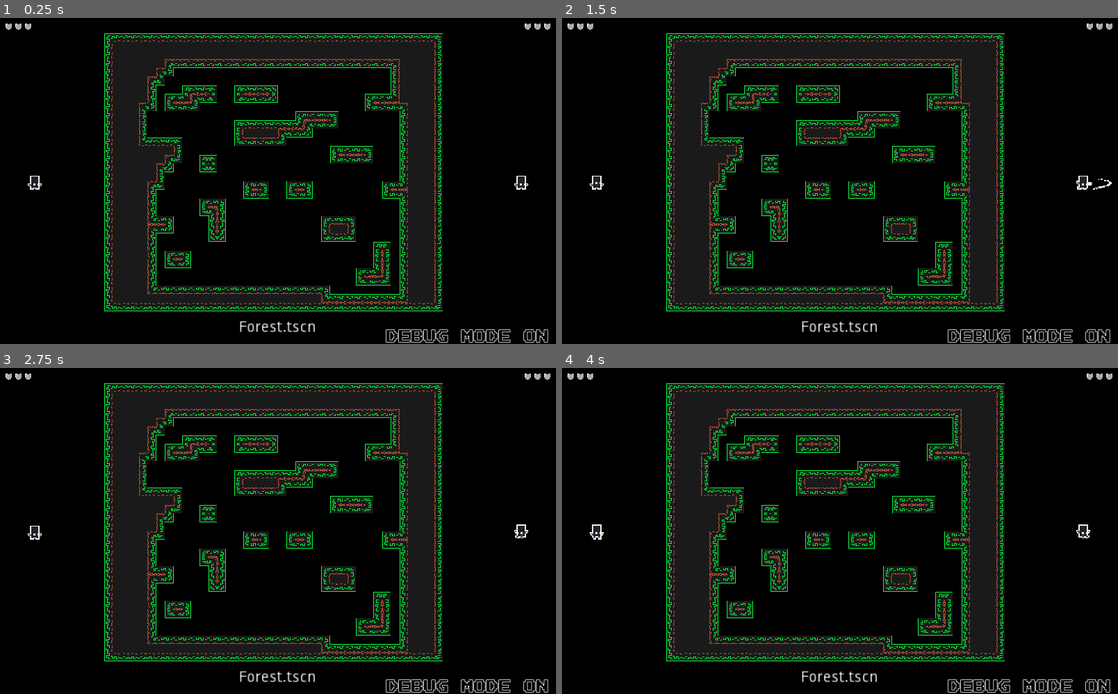
Above: before the commit, frames 1-4 (two rows, left to right).
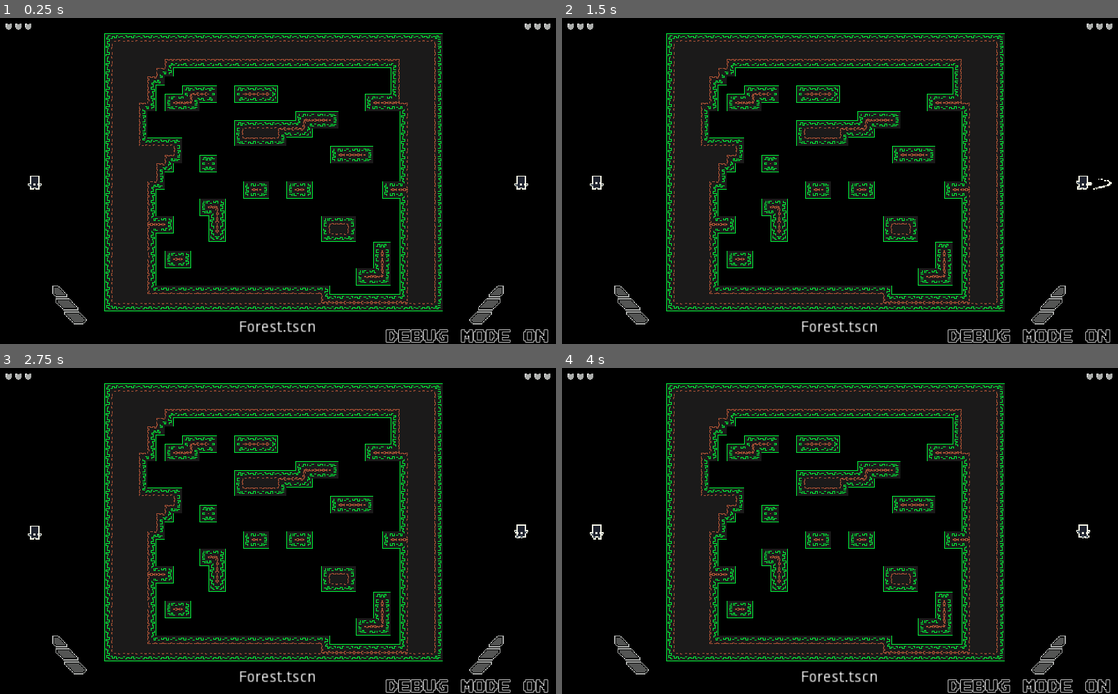
Above: after the commit, the same moments.

Repository: mocsarcade/BattleBox
Game: Godot game, scene res://Scenes/RoundManager.tscn
The game is run twice, just before and just after one commit, with the same random seed, the same clock (stepped at 60 frames per second) and the same inputs.
Inputs:
- Up to frame 1 (0.25 s): no input
- Up to frame 2 (1.5 s): tap Enter at 0.5 s; hold D (ui2_right) from 0.53 s (still down); tap R (ui2_dive) at 0.6 s; tap Q (ui2_jump) at 0.77, 1.07 s; tap E (ui2_slash) at 0.8, 1.35 s
- Up to frame 3 (2.75 s): tap Q (ui2_jump) at 1.52, 1.82 s; tap J (ui_dive) at 1.55, 2.1 s; tap Space at 2 s; release D (ui2_right) at 2.03 s; hold A (ui2_left) from 2.03 s (still down); tap L (ui_slash) at 2.3 s
- Up to frame 4 (4 s): release A (ui2_left) at 2.78 s; hold D (ui2_right) from 2.78 s (still down); tap L (ui_slash) at 2.85 s; tap Q (ui2_jump) at 3.02, 3.32, 3.77 s; tap 1 at 3.05, 3.6 s; tap Enter at 3.5 s; tap 2 at 3.8 s

The runs differ from the first frame. In frame 1, 0.5% of the frame differs, in the area x 9-91%, y 82-95%; in frame 2, 0.5%; in frame 3, 0.5%; in frame 4, 0.5%.

Commit message:
Tracking wins in a round
The losing player chooses the map
A win tracker appears on the level select
A glory animation/platform appears after three wins are gotten

Diff:
--- a/Scenes/RoundManager.gd
+++ b/Scenes/RoundManager.gd
@@ -9,6 +9,11 @@
 var level_index := 0
 var level_names : Array
 export(String) var levels_file = "res://levels/"
+var choosing_player = 0
+
+var num_required_wins = 3
+onready var wins = [$Player1Wins, $Player2Wins]
+onready var glory_spotlights = [$Player1Glory, $Player2Glory]
 
 func _ready():
 	level_names = []
@@ -28,13 +33,13 @@
 	# This will run once on the frame when the action is first pressed
 	if is_active:
 		var change_level = false
-		if event.is_action_pressed("ui_left"):
+		if event.is_action_pressed(Constants.CONTROLS[choosing_player]["left"]):
 			level_index = wrapi(level_index + 1, 0, level_names.size())
 			change_level = true
-		if event.is_action_pressed("ui_right"):
+		if event.is_action_pressed(Constants.CONTROLS[choosing_player]["right"]):
 			level_index = wrapi(level_index -1, 0, level_names.size())
 			change_level = true
-		if event.is_action_pressed("ui_jump"):
+		if event.is_action_pressed(Constants.CONTROLS[choosing_player]["jump"]):
 			# Scale level up
 			tween.interpolate_property(level_node, "scale",
 				Vector2(0.5, 0.5), Vector2(1, 1), 2,
@@ -60,21 +65,45 @@
 
 func hide():
 	level_name_label.visible = false
+	for win_texture in wins:
+		win_texture.visible = false
 	is_active = false
 
 func show():
 	level_name_label.visible = true
+	for win_texture in wins:
+		win_texture.visible = true
 	is_active = true
 
 func _on_Player_dead(player_num : int):
-	# Clean up level
-	call_deferred("set_level")
-	camera.set_level(null)
-	Gui.reset_energy()
+	# Change wins num
+	var winning_player = 1 - player_num
+	choosing_player = player_num
+	end_level(winning_player)
+
+func end_level(winning_player):
 	# Move players
 	get_tree().call_group("player", "move_to_menu_position")
 	get_tree().call_group("player", "animate", "idle")
 	get_tree().call_group("player", "suspend_movement", true)
 	get_tree().call_group("player", "reset")
+	camera.set_level(null)
+	# Increment win counter
+	var round_won = wins[winning_player].increment()
+	if round_won:
+		show_stats(winning_player)
+	else:
+		reopen_select()
+
+func reopen_select():
+	# Clean up level
+	call_deferred("set_level")
 	# Restart level select
 	show()
+
+func show_stats(winning_player):
+	if level_node:
+		level_node.queue_free()
+	glory_spotlights[winning_player].visible = true
+	level_name_label.text = "Player " + str(winning_player+1) + " Wins!"
+	level_name_label.visible = true
--- a/Scenes/RoundManager.tscn
+++ b/Scenes/RoundManager.tscn
@@ -1,8 +1,12 @@
-[gd_scene load_steps=4 format=2]
+[gd_scene load_steps=8 format=2]
 
 [ext_resource path="res://player/Player.tscn" type="PackedScene" id=1]
 [ext_resource path="res://camera/Camera.tscn" type="PackedScene" id=2]
+[ext_resource path="res://gui/fullWins.png" type="Texture" id=3]
+[ext_resource path="res://gui/emptyWins.png" type="Texture" id=4]
 [ext_resource path="res://Scenes/RoundManager.gd" type="Script" id=5]
+[ext_resource path="res://Scenes/WinTracker.gd" type="Script" id=6]
+[ext_resource path="res://Scenes/WinPedestal.png" type="Texture" id=7]
 
 [node name="RoundManager" type="Node2D"]
 script = ExtResource( 5 )
@@ -21,21 +25,83 @@
 "_edit_use_anchors_": false
 }
 
+[node name="Player" parent="." instance=ExtResource( 1 )]
+position = Vector2( -224, 0 )
+suspended = true
+
+[node name="Player1Wins" type="TextureProgress" parent="."]
+margin_left = -208.0
+margin_top = 96.0
+margin_right = -176.0
+margin_bottom = 136.0
+max_value = 3.0
+texture_under = ExtResource( 4 )
+texture_progress = ExtResource( 3 )
+fill_mode = 2
+script = ExtResource( 6 )
+__meta__ = {
+"_edit_use_anchors_": false
+}
+
+[node name="Player1Glory" type="Node2D" parent="."]
+visible = false
+position = Vector2( -224, 24 )
+
+[node name="Sprite" type="Sprite" parent="Player1Glory"]
+position = Vector2( 0, -8 )
+texture = ExtResource( 7 )
+
+[node name="CPUParticles2D" type="CPUParticles2D" parent="Player1Glory"]
+position = Vector2( 0, -16 )
+z_index = -5
+amount = 16
+emission_shape = 2
+emission_rect_extents = Vector2( 7, 0.5 )
+direction = Vector2( 0, -1 )
+gravity = Vector2( 0, 0 )
+initial_velocity = 100.0
+angular_velocity = 60.0
+angular_velocity_random = 1.0
+
 [node name="Player2" parent="." instance=ExtResource( 1 )]
 position = Vector2( 224, 0 )
-up_action = "ui2_up"
-left_action = "ui2_left"
-right_action = "ui2_right"
-down_action = "ui2_down"
-jump_action = "ui2_jump"
-slash_action = "ui2_slash"
-dive_action = "ui2_dive"
 player_num = 1
 suspended = true
 
-[node name="Player" parent="." instance=ExtResource( 1 )]
-position = Vector2( -224, 0 )
-suspended = true
+[node name="Player2Wins" type="TextureProgress" parent="."]
+margin_left = 208.0
+margin_top = 96.0
+margin_right = 240.0
+margin_bottom = 136.0
+rect_scale = Vector2( -1, 1 )
+max_value = 3.0
+texture_under = ExtResource( 4 )
+texture_progress = ExtResource( 3 )
+fill_mode = 2
+script = ExtResource( 6 )
+__meta__ = {
+"_edit_use_anchors_": false
+}
+
+[node name="Player2Glory" type="Node2D" parent="."]
+visible = false
+position = Vector2( 224, 24 )
+
+[node name="Sprite" type="Sprite" parent="Player2Glory"]
+position = Vector2( 0, -8 )
+texture = ExtResource( 7 )
+
+[node name="CPUParticles2D" type="CPUParticles2D" parent="Player2Glory"]
+position = Vector2( 0, -16 )
+z_index = -5
+amount = 16
+emission_shape = 2
+emission_rect_extents = Vector2( 7, 0.5 )
+direction = Vector2( 0, -1 )
+gravity = Vector2( 0, 0 )
+initial_velocity = 100.0
+angular_velocity = 60.0
+angular_velocity_random = 1.0
 
 [node name="Camera" parent="." instance=ExtResource( 2 )]
 position = Vector2( 0, 0 )
--- /dev/null
+++ b/Scenes/WinTracker.gd
@@ -0,0 +1,12 @@
+extends TextureProgress
+
+export(int) var required_wins = 3
+var cur_wins = 0
+
+# Returns bool based on if the round has been successfully won
+func increment():
+	cur_wins += 1
+	value = cur_wins
+	if cur_wins >= required_wins:
+		return true
+	return false
--- a/constants/GameConstants.gd
+++ b/constants/GameConstants.gd
@@ -5,3 +5,24 @@
 var camera_radius = Vector2(160, 120)
 
 var DEBUG_MODE = true
+
+var CONTROLS = [
+	{
+		"up": "ui_up",
+		"left": "ui_left",
+		"right": "ui_right",
+		"down": "ui_down",
+		"jump": "ui_jump",
+		"dive": "ui_dive",
+		"slash": "ui_slash"
+	},
+	{
+		"up": "ui2_up",
+		"left": "ui2_left",
+		"right": "ui2_right",
+		"down": "ui2_down",
+		"jump": "ui2_jump",
+		"dive": "ui2_dive",
+		"slash": "ui2_slash"
+	}
+]
--- a/gui/gui.gd
+++ b/gui/gui.gd
@@ -103,21 +103,21 @@
 		lettersVisible += delta * speed * letters_per_sec
 		if dialogText.visible_characters >= 39:
 			# Wait for user input
-			while(!Input.is_action_just_pressed("ui_A") and !Input.is_action_just_pressed("ui_B")):
+			while(!Input.is_action_just_pressed(Constants.CONTROLS[0]["jump"]) and !Input.is_action_just_pressed(Constants.CONTROLS[0]["slash"])):
 				yield()
 			dialogText.lines_skipped += 2
 			lettersVisible -= 40
 			dialogText.set_visible_characters(int(lettersVisible))
 			yield()
 		dialogText.set_visible_characters(int(lettersVisible))
-		if Input.is_action_just_pressed("ui_A"):
-			speed = 5
-		elif Input.is_action_just_released("ui_A"):
-			speed = 1
-		if Input.is_action_just_pressed("ui_B"):
-			lettersVisible = 38
+		#if Input.is_action_just_pressed("ui_A"):
+		#	speed = 5
+		#elif Input.is_action_just_released("ui_A"):
+		#	speed = 1
+		#if Input.is_action_just_pressed("ui_B"):
+		#	lettersVisible = 38
 	yield()
 	# Wait for user input
-	while(!Input.is_action_just_pressed("ui_A") and !Input.is_action_pressed("ui_B")):
+	while(!Input.is_action_just_pressed(Constants.CONTROLS[0]["jump"]) and !Input.is_action_pressed(Constants.CONTROLS[0]["slash"])):
 		yield()
 	return
--- a/player/PlatformerController.gd
+++ b/player/PlatformerController.gd
@@ -2,15 +2,6 @@
 
 signal off_cliff
 signal dead
-
-# KEYS
-export(String) var up_action = "ui_up"
-export(String) var left_action = "ui_left"
-export(String) var right_action = "ui_right"
-export(String) var down_action = "ui_down"
-export(String) var jump_action = "ui_jump"
-export(String) var slash_action = "ui_slash"
-export(String) var dive_action = "ui_dive"
 
 # Player values
 export(int) var player_num = 0
@@ -94,8 +85,8 @@
 	manage_flags()
 
 func move(delta):
-	var horizontal = (Input.get_action_strength(right_action) - Input.get_action_strength(left_action))
-	var vertical = (Input.get_action_strength(down_action) - Input.get_action_strength(up_action))
+	var horizontal = (Input.get_action_strength(Constants.CONTROLS[player_num]["right"]) - Input.get_action_strength(Constants.CONTROLS[player_num]["left"]))
+	var vertical = (Input.get_action_strength(Constants.CONTROLS[player_num]["down"]) - Input.get_action_strength(Constants.CONTROLS[player_num]["up"]))
 
 	if _stun > 0:
 		horizontal = 0
@@ -274,10 +265,10 @@
 func _unhandled_input(event):
 	if !frozen:
 		# This will run once on the frame when the action is first pressed
-		if event.is_action_pressed(jump_action):
+		if event.is_action_pressed(Constants.CONTROLS[player_num]["jump"]):
 			holding_jump = true
 			jump_timer = JUMP_TIME
-		if event.is_action_released(jump_action):
+		if event.is_action_released(Constants.CONTROLS[player_num]["jump"]):
 			if holding_jump and !diving and velo.y < 0:
 				velo.y *= release_jump_damp
 				#animator["parameters/playback"].travel("freefall")
@@ -285,10 +276,10 @@
 			jump_timer = 0
 
 		# This will run once on the frame when the action is first pressed
-		if event.is_action_pressed(slash_action):
+		if event.is_action_pressed(Constants.CONTROLS[player_num]["slash"]):
 			slash_time = SLASH_TIME
 
-		if event.is_action_pressed(dive_action):
+		if event.is_action_pressed(Constants.CONTROLS[player_num]["dive"]):
 			dive()
 
 func jump():
--- a/player/Player.tscn
+++ b/player/Player.tscn
@@ -967,7 +967,7 @@
 texture = ExtResource( 1 )
 vframes = 5
 hframes = 8
-frame = 1
+frame = 2
 script = ExtResource( 4 )
 
 [node name="hurtbox" type="Area2D" parent="ScaleChildren" groups=[
--- a/player/Power.gd
+++ /dev/null
@@ -1,80 +0,0 @@
-extends Node
-
-onready var platformController = get_node("../")
-onready var animator = get_node("../AnimationTree")
-
-export(Resource) var defaultPower
-onready var power = defaultPower.new()
-
-const RELEASED_HAT_LAUNCH_SPEED = 60
-const POWER_BASE_HP = 2
-var power_hp = POWER_BASE_HP
-
-func acquire_power(powerType):
-	if powerType.name() != power.name():
-		set_power(powerType)
-		animator["parameters/PlayerMovement/playback"].travel("power_get")
-
-func set_power(powerType):
-	power.force_deactivate(platformController, animator)
-	power = powerType
-	power_hp = POWER_BASE_HP
-	updatePowerValues()
-
-func updatePowerValues():
-	animator["parameters/PlayerMovement/crouch/blend_position"] = int(power.blendValue)
-	animator["parameters/PlayerMovement/freefall/blend_position"] = int(power.blendValue)
-	animator["parameters/PlayerMovement/idle/blend_position"] = int(power.blendValue)
-	animator["parameters/PlayerMovement/jump/blend_position"] = int(power.blendValue)
-	animator["parameters/PlayerMovement/skid/blend_position"] = int(power.blendValue)
-	animator["parameters/PlayerMovement/walk/blend_position"] = int(power.blendValue)
-	animator["parameters/PlayerMovement/hurt/blend_position"] = int(power.blendValue)
-
-func _unhandled_input(event):
-	if platformController.is_active():
-		if event.is_action_pressed("ui_B"):
-			if platformController.get_stun() == 0:
-				set_power_active(true)
-		if event.is_action_released("ui_B"):
-			set_power_active(false)
-		if event.is_action_pressed("ui_release"):
-			if platformController.get_stun() == 0:
-				release_power()
-
-	#if Constants.DEBUG_MODE:
-	#	if event is InputEventKey and event.pressed and event.scancode == KEY_1:
-	#		acquire_power(defaultPower.new())
-	#		updatePowerValues()
-	#		animator["parameters/PlayerMovement/playback"].travel("power_get")
-	#	if event is InputEventKey and event.pressed and event.scancode == KEY_2:
-	#		var script = preload("res://items/runningPower.gd")
-	#		acquire_power(script.new())
-	#		updatePowerValues()
-	#		animator["parameters/PlayerMovement/playback"].travel("power_get")
-
-func set_power_active(flag):
-	if flag:
-		power.activate(platformController, animator)
-	else:
-		power.deactivate(platformController, animator)
-
-func hit():
-	power_hp -= 1
-	if power_hp <= 0 and power.name() != "DefaultHat":
-		call_deferred("release_power")
-
-func release_power():
-	var releaseHat = power.release()
-	if releaseHat:
-		releaseHat.position += get_parent().position
-		releaseHat.set_velo_x(-platformController.get_direction()*RELEASED_HAT_LAUNCH_SPEED)
-		get_parent().get_parent().add_child(releaseHat)
-	set_power(defaultPower.new())
-	updatePowerValues()
-	animator["parameters/PlayerMovement/playback"].travel("refresh")
-	platformController.release_all_powers()
-
-func pause_game():
-	get_tree().paused = true
-func resume_game():
-	get_tree().paused = false
Not shown: 1 places in Scenes/RoundManager.tscn that only renumber resources
Binary file added: Scenes/WinPedestal.png
Not shown, added: Scenes/WinPedestal.png.import
Binary file added: gui/emptyWins.png
Not shown, added: gui/emptyWins.png.import
Binary file added: gui/fullWins.png
Not shown, added: gui/fullWins.png.import
Not shown, changed: todo.txt
